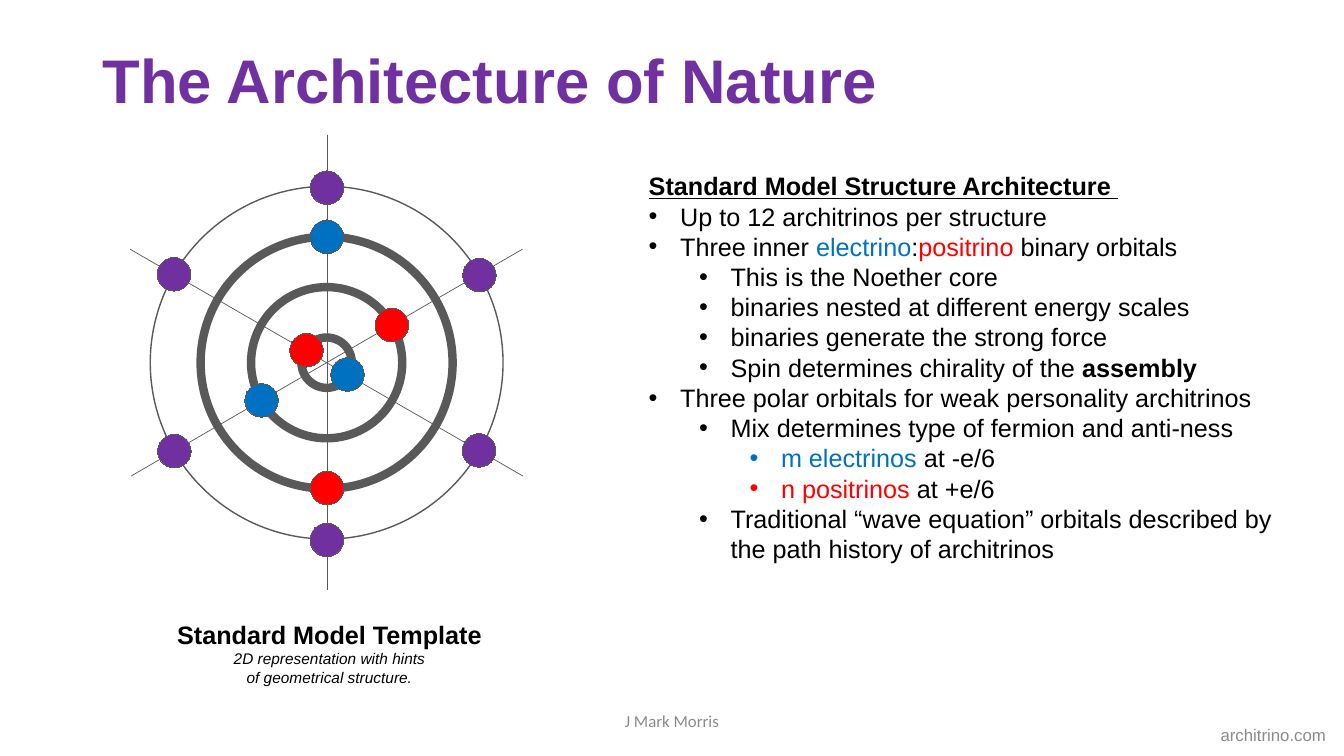
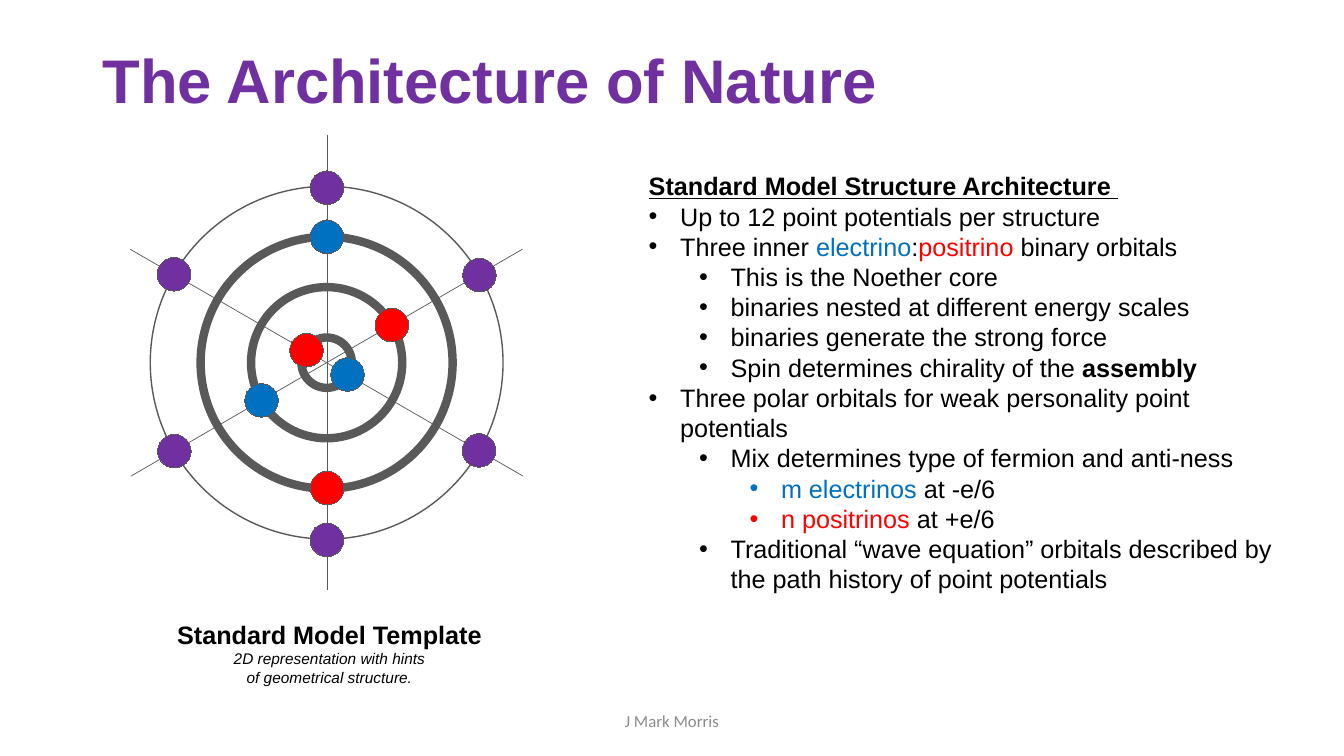
Before and after one commit to jmarkmorris/architrino, a slide deck: slide 5 of reference/archie/presentations/NPQG Assemblies - Intro.pptx. Drawn at 1344x756 pixels with LibreOffice and Linux fonts; fonts in the diff are those of the drawing. Boxes give left, top, right and bottom in pixels: in the first picture for what was removed or moved away, otherwise in the second. Text is boxed around its words. In the diff, an @@ line names an element or a change of style, - is before the commit and + after.

```diff
--- a/reference/archie/presentations/NPQG Assemblies - Intro.pptx
+++ b/reference/archie/presentations/NPQG Assemblies - Intro.pptx
@@ text at [680,207,1100,231]: text changed @@
-• Up to 12 architrinos per structure
+• Up to 12 point potentials per structure
@@ text at [680,388,1190,443]: text changed @@
-• Three polar orbitals for weak personality architrinos
+• Three polar orbitals for weak personality point potentials
@@ text at [731,539,1272,594]: text changed @@
-  • Traditional “wave equation” orbitals described by the path history of architrinos
+  • Traditional “wave equation” orbitals described by the path history of point potentials
@@ text removed at [1221,729,1326,741] @@
-architrino.com
```
Also in this commit, not shown: 35 other slides changed, 6 other files.
